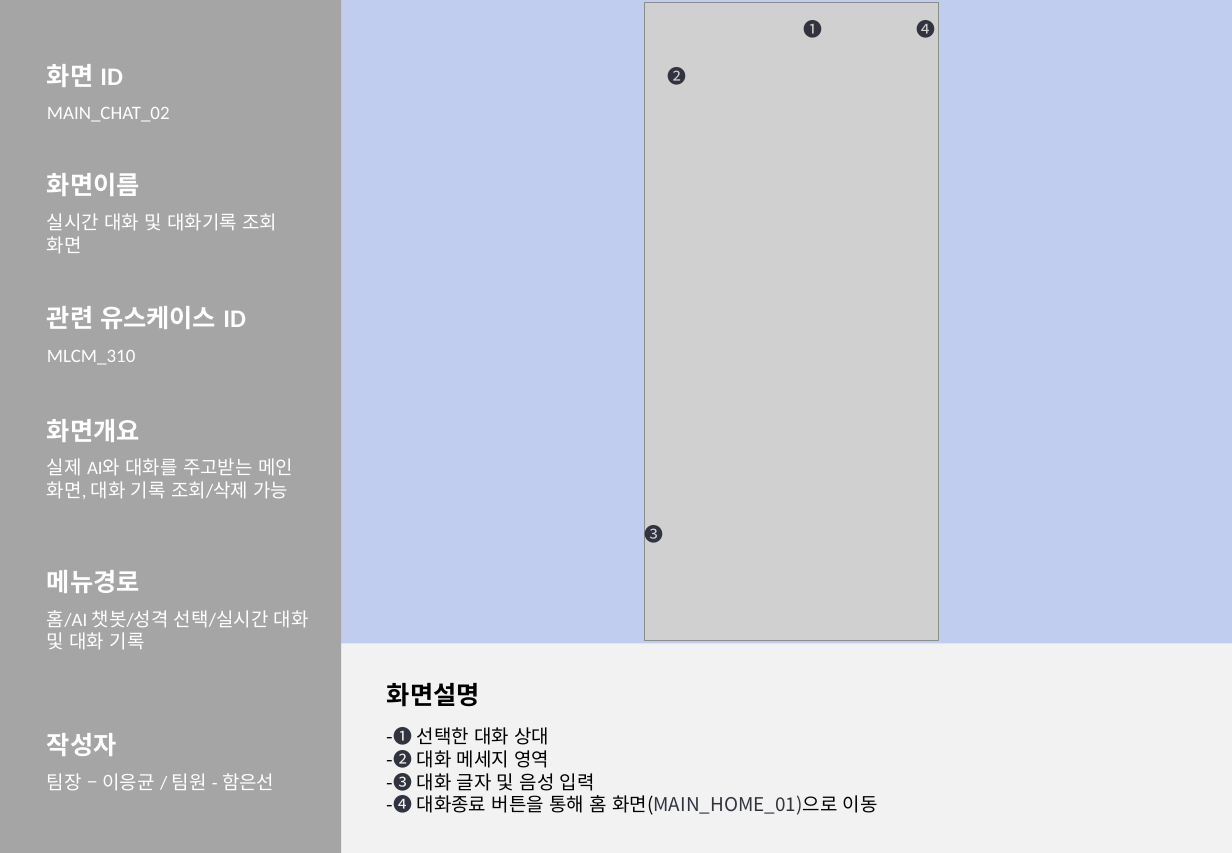
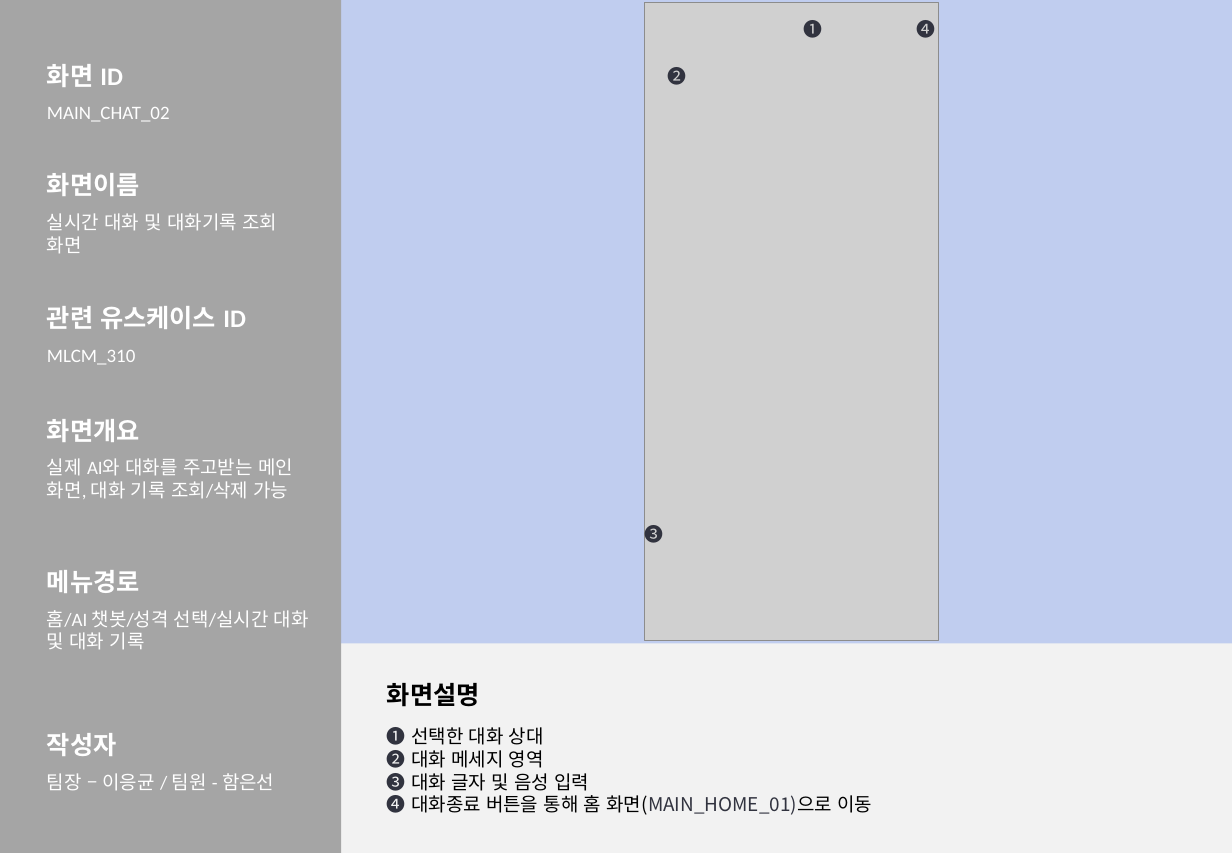
Before and after one commit to 2026-SMHRD-KDT-HealthCare-5/lisn, a slide deck: slide 12 of Documents/화면설계서_귀기울임.pptx. Drawn at 1232x853 pixels with LibreOffice and Linux fonts; fonts in the diff are those of the drawing; grey boxes stand for pictures. Boxes give left, top, right and bottom in pixels: in the first picture for what was removed or moved away, otherwise in the second. Text is boxed around its words. In the diff, an @@ line names an element or a change of style, - is before the commit and + after.

```diff
--- a/Documents/화면설계서_귀기울임.pptx
+++ b/Documents/화면설계서_귀기울임.pptx
@@ text at [387,724,872,815]: text changed @@
--❶ 선택한 대화 상대
--❷ 대화 메세지 영역
--❸ 대화 글자 및 음성 입력
--❹ 대화종료 버튼을 통해 홈 화면(MAIN_HOME_01)으로 이동
+❶ 선택한 대화 상대
+❷ 대화 메세지 영역
+❸ 대화 글자 및 음성 입력
+❹ 대화종료 버튼을 통해 홈 화면(MAIN_HOME_01)으로 이동
```
Also in this commit, not shown: 8 other slides changed, 5 other files.
